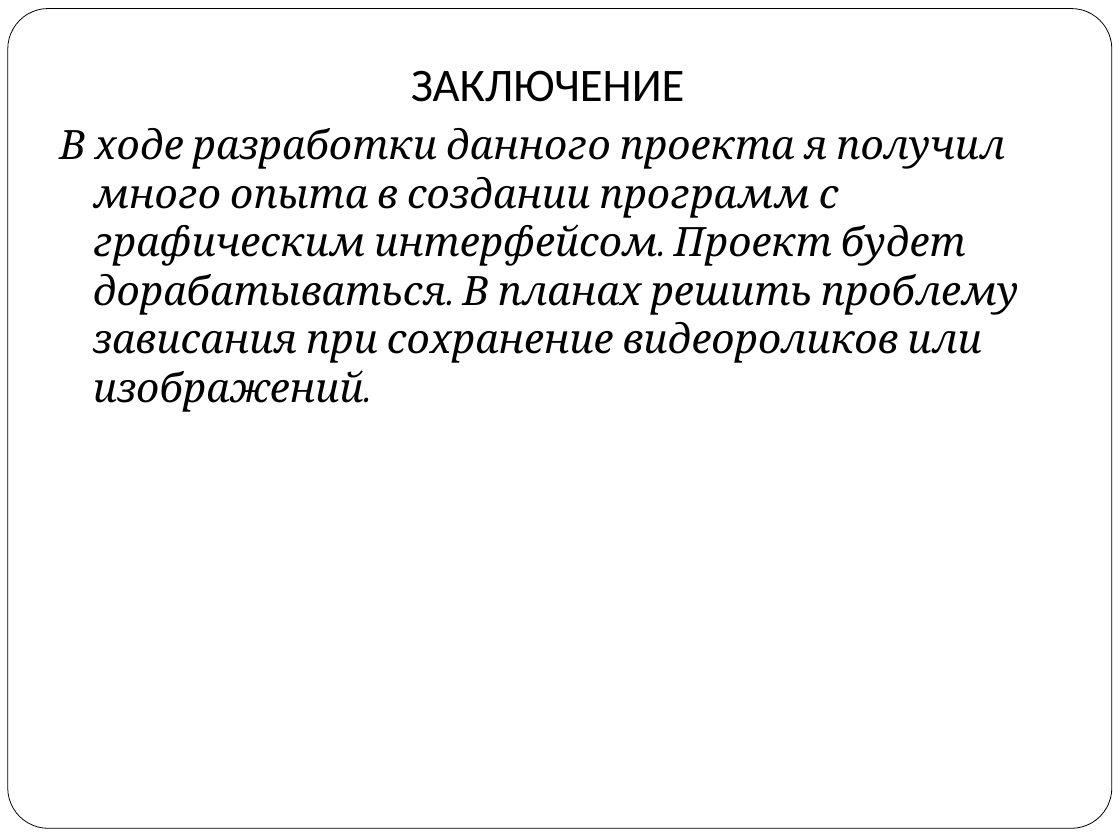
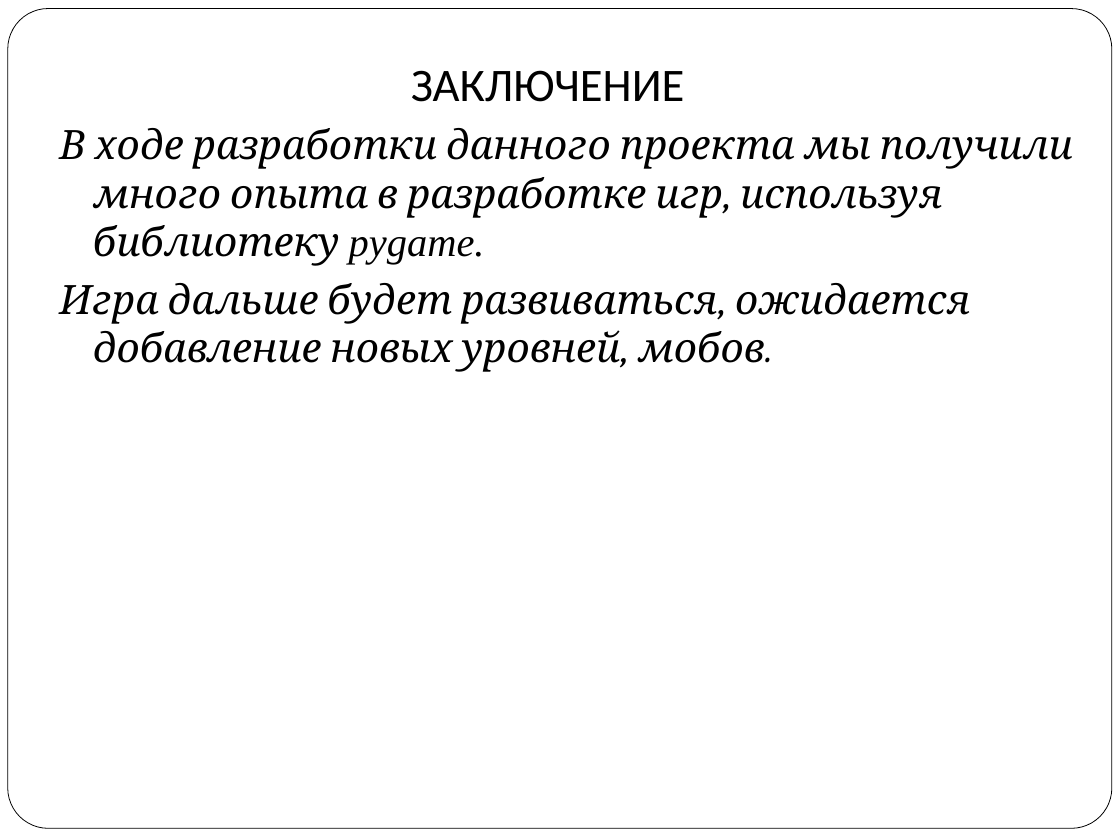
Before and after one commit to vitaly06/SuperMario, a slide deck: slide 12 of piton.ppt (slide 16 before the commit). Drawn at 1120x840 pixels with LibreOffice and Linux fonts; fonts in the diff are those of the drawing. Boxes give left, top, right and bottom in pixels: in the first picture for what was removed or moved away, otherwise in the second. Text is boxed around its words. In the diff, an @@ line names an element or a change of style, - is before the commit and + after.

```diff
--- a/piton.ppt
+++ b/piton.ppt
@@ text at bbox=[59, 128, 1073, 372]: text changed @@
-В ходе разработки данного проекта я получил много опыта в создании программ с графическим интерфейсом. Проект будет дорабатываться. В планах решить проблему зависания при сохранение видеороликов или изображений.
+В ходе разработки данного проекта мы получили много опыта в разработке игр, используя библиотеку pygame.
+Игра дальше будет развиваться, ожидается добавление новых уровней, мобов.
```
Also in this commit, not shown: 1 other slide changed, 4 slides added, 8 slides removed.
